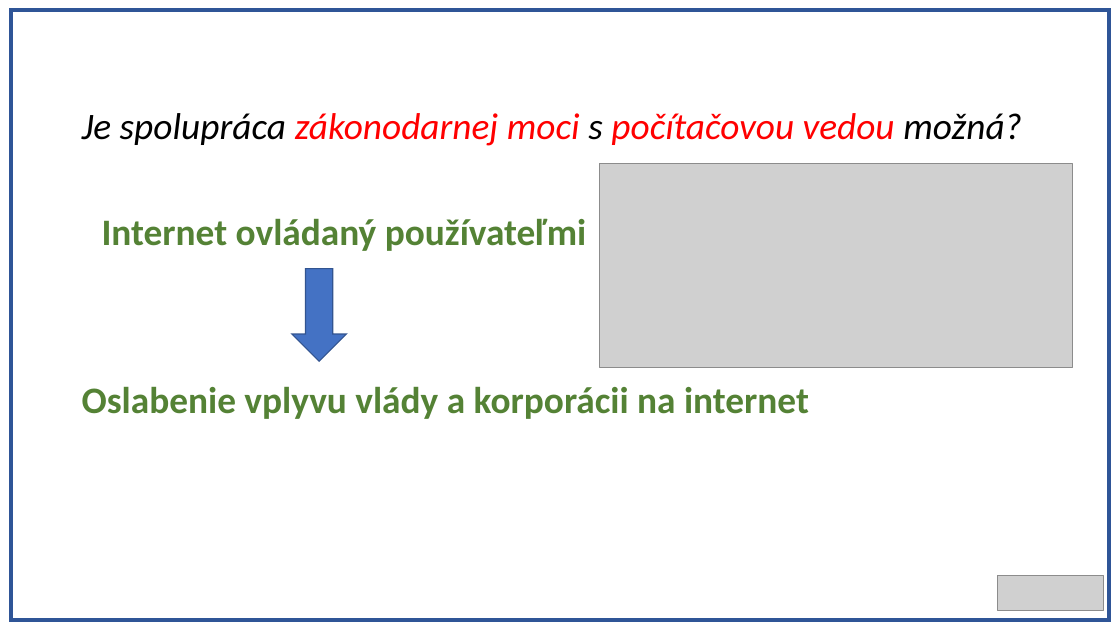
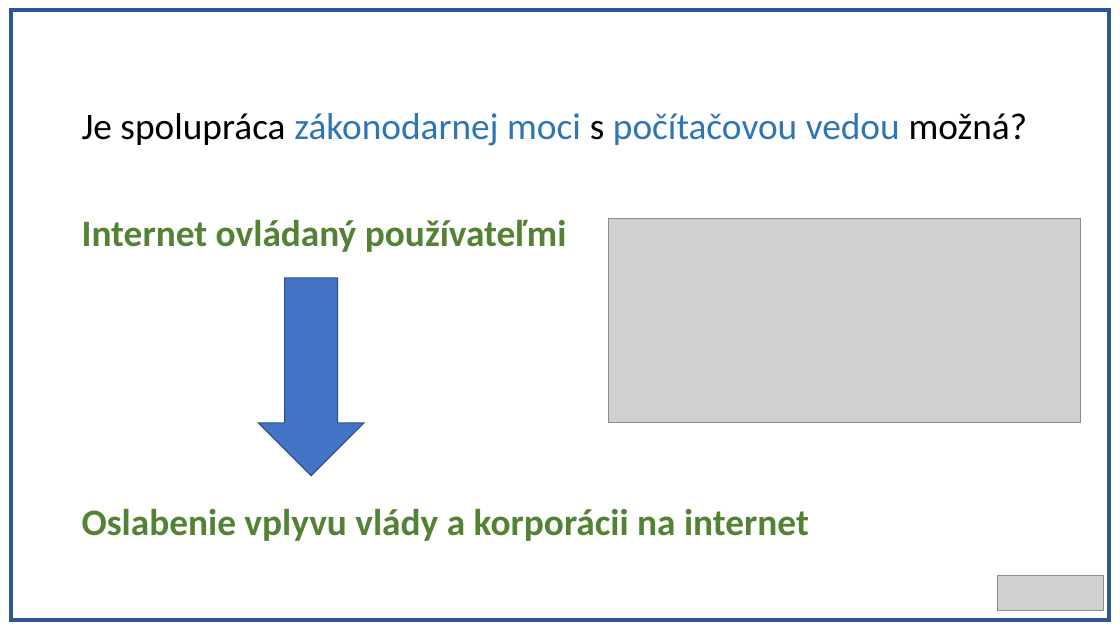
Before and after one commit to Realrio13/projekt, a slide deck: slide 10 of PrezentaciaRiso.pptx. Drawn at 1120x630 pixels with LibreOffice and Linux fonts; fonts in the diff are those of the drawing; grey boxes stand for pictures. Boxes give left, top, right and bottom in pixels: in the first picture for what was removed or moved away, otherwise in the second. Text is boxed around its words. In the diff, an @@ line names an element or a change of style, - is before the commit and + after.

```diff
--- a/PrezentaciaRiso.pptx
+++ b/PrezentaciaRiso.pptx
@@ text "Je spolupráca zákonodarnej moci s ..." at (x1=82, y1=113, x2=1028, y2=146): text colour #FF0000 to #2E75B6 in "zákonodarnej moci počítačovou vedou"; italic off @@
@@ text "Internet ovládaný používateľmi" moved from (x1=102, y1=218, x2=587, y2=251) to (x1=82, y1=219, x2=567, y2=252) @@
@@ picture moved from (x1=600, y1=164, x2=1073, y2=368) to (x1=608, y1=218, x2=1081, y2=423) @@
@@ down arrow resized from (x1=292, y1=269, x2=347, y2=361) to (x1=259, y1=278, x2=365, y2=476) @@
@@ text "Oslabenie vplyvu vlády a korporácii ..." moved from (x1=82, y1=386, x2=809, y2=419) to (x1=82, y1=508, x2=809, y2=541) @@
```
Also in this commit, not shown: 4 other slides changed.
